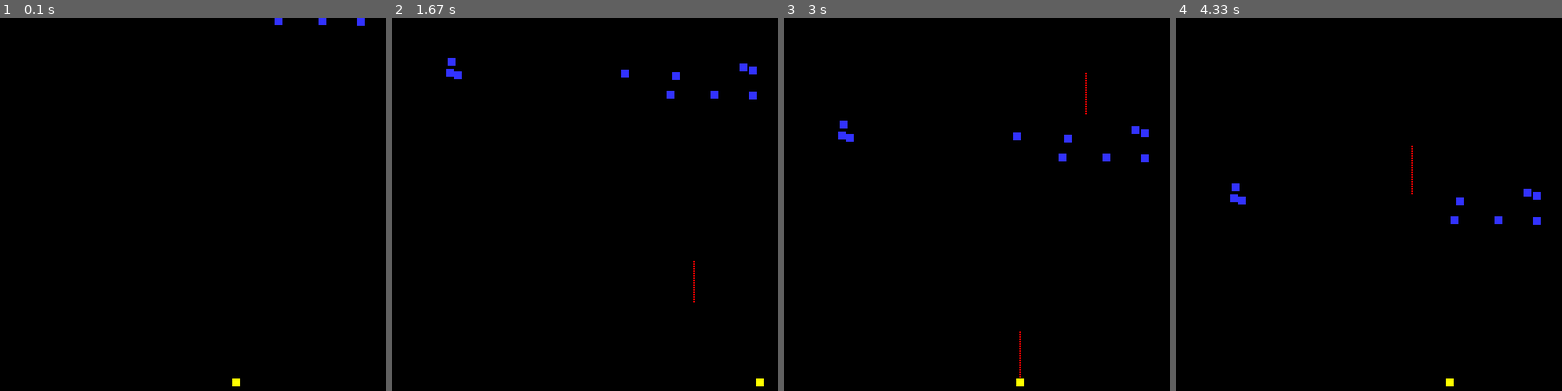
Above: before the commit, frames 1-4 (left to right).
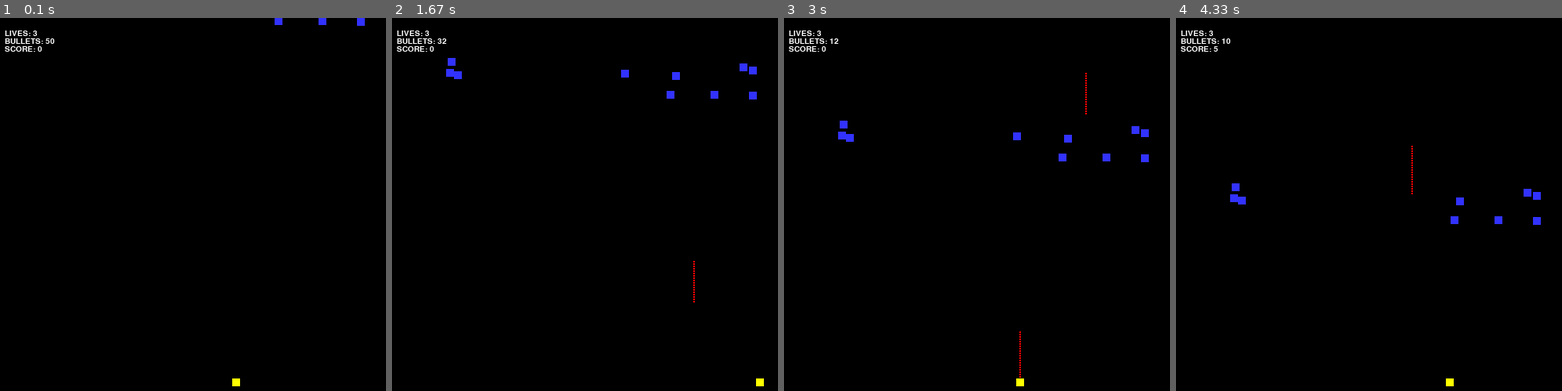
Above: after the commit, the same moments.

Repository: cduck1/dukecw-classwork
Game: pygame game, started from PyGame/invaders.py
Two runs of this game, one before a commit and one after it. Both use one fixed random seed, a clock stepped at 60 frames per second and the inputs below.
Inputs:
- Up to frame 1 (0.1 s): no input
- Up to frame 2 (1.67 s): hold Right 0.33-0.8 s; hold Up 0.83-1.13 s; hold Right 1.17-1.63 s
- Up to frame 3 (3 s): hold Left 1.67-2.2 s; hold Left 2.23-2.63 s; hold Up from 2.67 s (still down)
- Up to frame 4 (4.33 s): release Up at 3.03 s; hold Right 3.07-3.7 s; hold Left 3.73-4.2 s; hold Right from 4.23 s (still down)

The runs differ from the first frame. In frame 1, 0.3% of the frame differs, in the area x 1-15%, y 3-10%; in frame 2, 0.3%; in frame 3, 0.3%; in frame 4, 0.3%.

Commit message:
Update invaders.py

Diff:
--- a/PyGame/invaders.py
+++ b/PyGame/invaders.py
@@ -134,21 +134,6 @@
     my_deathbarrier = deathBarrier(RED, 640, 1)
     deathbarrier_group.add(my_deathbarrier)
     all_sprites_group.add(my_deathbarrier)
-
-    #display lives
-    font = pygame.font.Font('freesansbold.ttf', 50)
-    text = font.render(("LIVES: " + str(lives)), 1, WHITE)
-    screen.blit(text, (10, 10))
-
-    #display bullet count
-    font = pygame.font.Font('freesansbold.ttf', 50)
-    text = font.render(("BULLETS: " + str(bullet_count)), 1, WHITE)
-    screen.blit(text, (10, 70))
-
-    #display score
-    font = pygame.font.Font('freesansbold.ttf', 50)
-    text = font.render(("SCORE: " + str(score)), 1, WHITE)
-    screen.blit(text, (10, 130))
 
     # Game Loop
     while not done:
@@ -184,24 +169,39 @@
                 print("Score: " + str(score))
 
         # when the the invader hits the deathbarrier, or hits the player, the gameLoop is restarted
-        if pygame.sprite.spritecollide(my_deathbarrier, invader_group, True) or (pygame.sprite.spritecollide(my_player, invader_group, True)):
+        if (pygame.sprite.spritecollide(my_deathbarrier, invader_group, True)) or (pygame.sprite.spritecollide(my_player, invader_group, True)):
             lives = lives - 1
-            print("Lives: " + str(lives))
-            for my_invader in invader_group:
-                my_invader.rect.y = random.randrange(-50, 0)
-            #removes the sprites
-            my_player.kill()
-            gameLoop(lives, score)
-
-        # display the GAME OVER screen when lives = 0
-        if lives == 0:
-            gameOver()
-            done = True
+            # display the GAME OVER screen when lives = 0
+            if lives == 0:
+                print("GAME OVER")
+                gameOver()
+                done = True
+            elif lives != 0:
+                print("Lives: " + str(lives))
+                for my_invader in invader_group:
+                    my_invader.rect.y = random.randrange(-50, 0)
+                #removes the sprites
+                my_player.kill()
+                gameLoop(lives, score)
 
         # -- Screen background is BLACK
         screen.fill(BLACK)
         # -- Draw here
         all_sprites_group.draw(screen)
+        #display lives
+        font = pygame.font.Font('freesansbold.ttf', 10)
+        text = font.render(("LIVES: " + str(lives)), 1, WHITE)
+        screen.blit(text, (10, 15))
+
+        #display bullet count
+        font = pygame.font.Font('freesansbold.ttf', 10)
+        text = font.render(("BULLETS: " + str(bullet_count)), 1, WHITE)
+        screen.blit(text, (10, 25))
+
+        #display score
+        font = pygame.font.Font('freesansbold.ttf', 10)
+        text = font.render(("SCORE: " + str(score)), 1, WHITE)
+        screen.blit(text, (10, 35))
         # -- flip display to reveal new position of objects
         pygame.display.flip()
         # - The clock ticks over
@@ -209,12 +209,22 @@
         #End While - End of game loop
 
 def gameOver():
-    screen.fill(BLACK)
-    font = pygame.font.Font('freesansbold.ttf', 50)
-    text = font.render("GAME OVER", 1, WHITE)
-    screen.blit(text, (300, 10))
-    print("GAME OVER")
-    clock.tick(60)
+    done = False
+    while not done:
+        # -- User input and controls
+        for event in pygame.event.get():
+            if event.type == pygame.QUIT:
+                done = True
+            elif event.type == pygame.KEYDOWN: # when a key is down
+                if event.key == pygame.K_ESCAPE: # if the escape key pressed done = True
+                    done = True
+                #End If
+        screen.fill(BLACK)
+        font = pygame.font.Font('freesansbold.ttf', 50)
+        text = font.render("GAME OVER", 1, WHITE)
+        screen.blit(text, (160, 200))
+        pygame.display.flip()
+        clock.tick(60)
 
 gameLoop(lives, score)
 pygame.quit()
